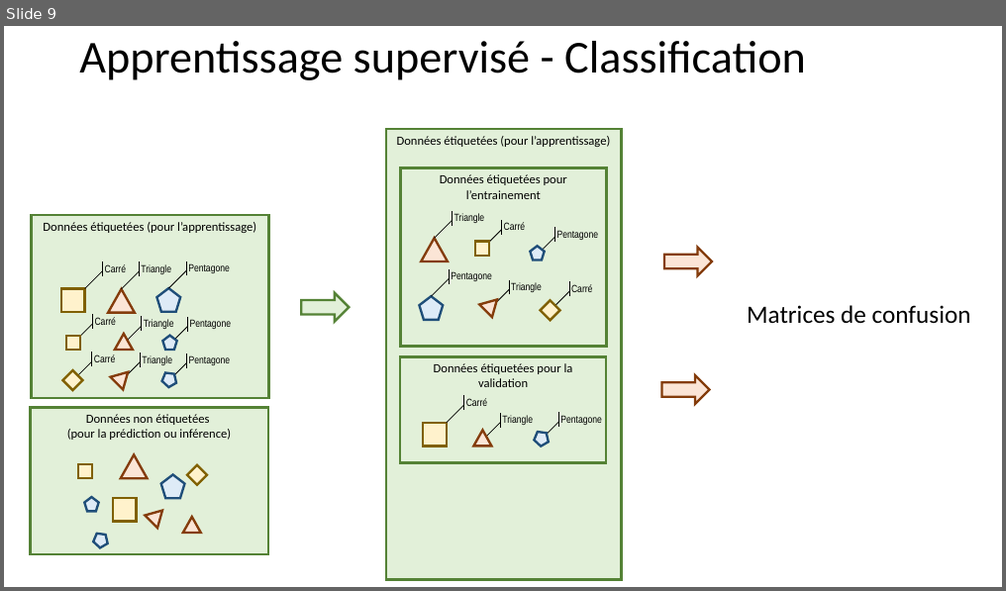
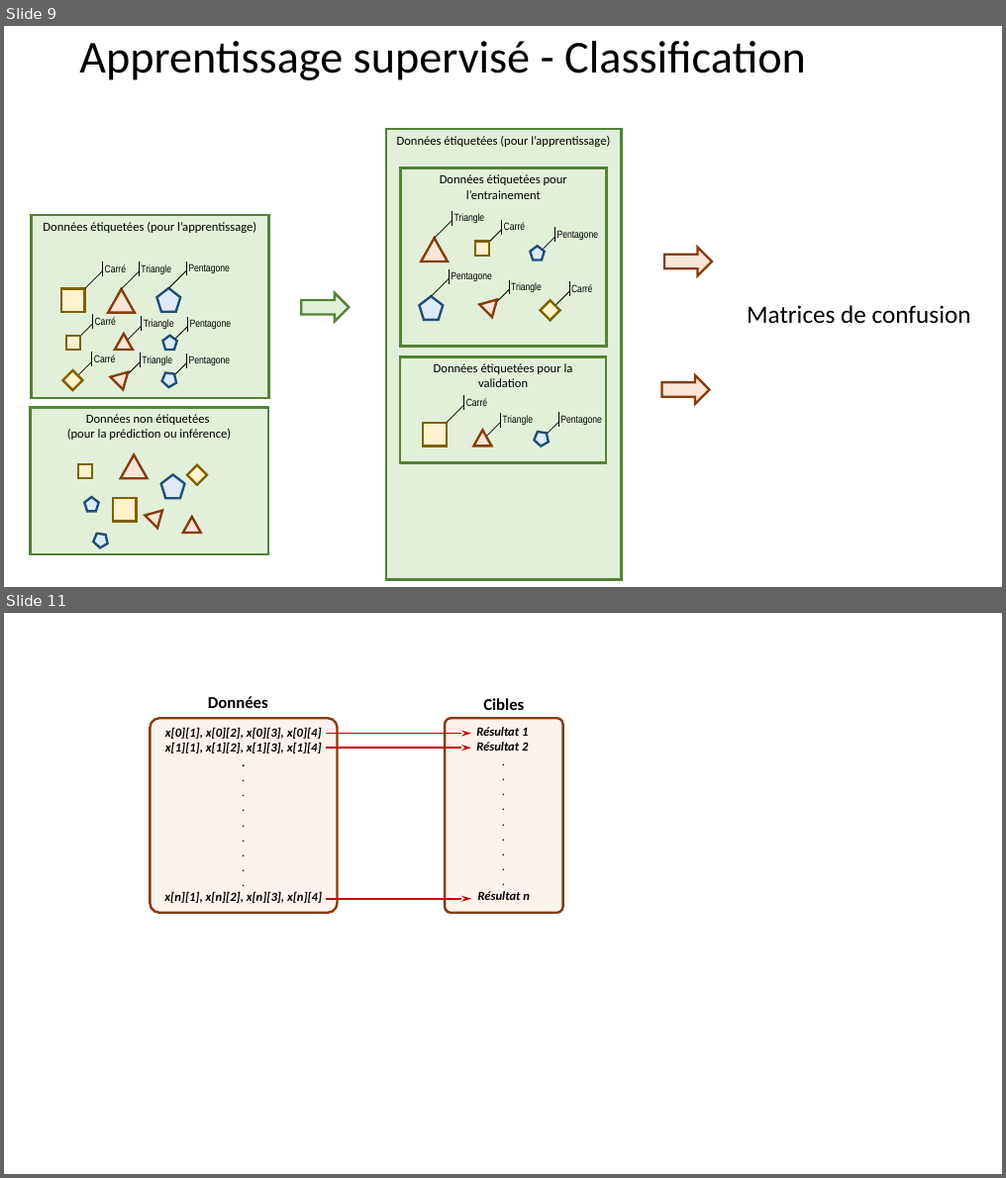
Before and after one commit to xpessoles/Informatique_Dev, a slide deck: Cy_00_IA/Chapitre_01_Introduction_IA/images/Figures.pptx. Shown one above the other, each under a label of ours: slide 9 before the commit, slides 9 and 11 after it; the slides between them are not shown. The pictures are 1006x591 and 1006x1178 pixels, drawn with LibreOffice and Linux fonts; fonts in the diff are those of the drawing. Boxes give left, top, right and bottom in pixels: in the first picture for what was removed or moved away, otherwise in the second. Text is boxed around its words. In the diff, an @@ line names an element or a change of style, - is before the commit and + after.

```diff
--- a/Cy_00_IA/Chapitre_01_Introduction_IA/images/Figures.pptx
+++ b/Cy_00_IA/Chapitre_01_Introduction_IA/images/Figures.pptx
@@ slide 11 added at (x1=4, y1=613, x2=1002, y2=1174), background #FFFFFF @@
@@ text added at (x1=208, y1=696, x2=268, y2=708), 16 pt, text #000000, bold @@
+Données
@@ text added at (x1=483, y1=698, x2=524, y2=710), 16 pt, text #000000, bold @@
+Cibles
@@ rounded rectangle added at (x1=150, y1=719, x2=338, y2=913), fill #FDF3ED, outline #843C0B 2.25 pt, 12 pt, text #000000, bold, italic @@
+x[0][1], x[0][2], x[0][3], x[0][4]
+x[1][1], x[1][2], x[1][3], x[1][4]
+.
+.
+.
+.
+.
+.
+.
+.
+.
+x[n][1], x[n][2], x[n][3], x[n][4]
@@ rounded rectangle added at (x1=445, y1=719, x2=563, y2=913), fill #FDF3ED, outline #843C0B 2.25 pt, 12 pt, text #000000, bold, italic @@
+Résultat 1
+Résultat 2
+.
+.
+.
+.
+.
+.
+.
+.
+.
+Résultat n
@@ arrow added from (326, 734) to (471, 734), #C00000 1.5 pt @@
@@ arrow added from (326, 748) to (471, 748), #C00000 1.5 pt @@
@@ arrow added from (326, 899) to (471, 899), #C00000 1.5 pt @@
```
Also in this commit, not shown: 1 slide changed, 9 other files.
